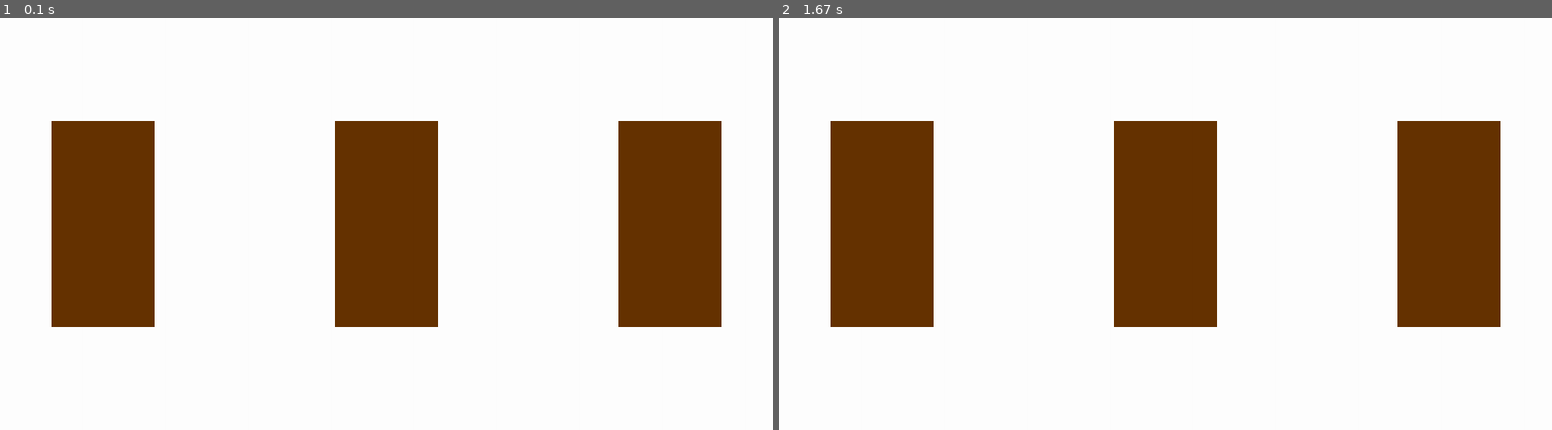
Above: before the commit, frames 1-2 (left to right).
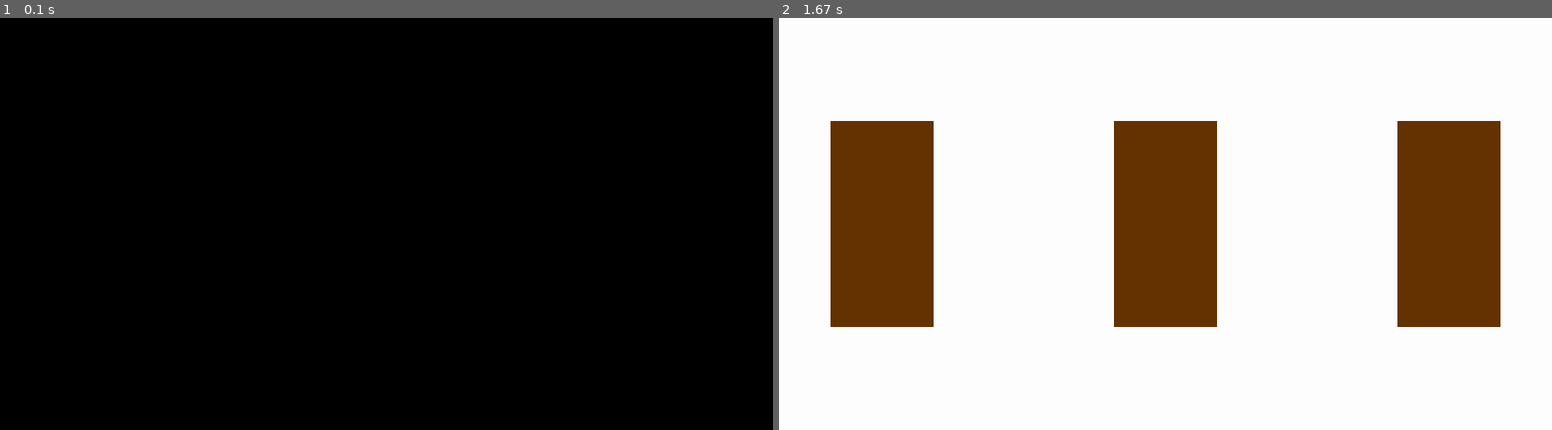
Above: after the commit, the same moments.

Repository: Maxx0758/Coding_everyday
Game: pygame game, started from The_Doors - Max.py
Same seed, same stepped clock (60 frames per second), same inputs: the game is played once before the commit and once after it.
Inputs (mouse positions are in pixels of both pictures, inside the frame that each line leads up to):
- Up to frame 1 (0.1 s): no input
- Up to frame 2 (1.67 s): click (1451, 224) at 0.43 s; click (1165, 248) at 0.8 s

The runs differ from the first frame. In frame 1, 100% of the frame differs, in the area x 0-100%, y 0-100%; in frame 2, nothing differs.

Commit message:
Made the mouse able to register the three doors

Diff:
--- a/The_Doors - Max.py
+++ b/The_Doors - Max.py
@@ -14,8 +14,37 @@
 while(running):
     try:
         window = pygame.display.set_mode((width,height))
+        pygame.time.delay(100)
+        pygame.display.set_caption("The doors")
         mousePos = pygame.mouse.get_pos()
         print(mousePos)
+        print(runde)
+        #Looking for alle the events, thats happening
+        for event in pygame.event.get():
+            if event.type == pygame.QUIT:
+                running = False
+            elif event.type == pygame.MOUSEBUTTONDOWN and event.button == 1:
+                if 100 <= mousePos[0] <= 300 and 200 <= mousePos[1] <= 600:
+                    if runde == 1:
+                        runde = 2
+                    elif runde == 2:
+                        runde = 3
+                    elif runde == 3:
+                        running = False
+                elif 650 <= mousePos[0] <= 850 and 200 <= mousePos[1] <= 600:
+                    if runde == 1:
+                        runde = 2
+                    elif runde == 2:
+                        runde = 3
+                    elif runde == 3:
+                        running = False
+                elif 1200 <= mousePos[0] <= 1400 and 200 <= mousePos[1] <= 600:
+                    if runde == 1:
+                        runde = 2
+                    elif runde == 2:
+                        runde = 3
+                    elif runde == 3:
+                        running = False
         if runde == 1:
             window.fill((255, 255, 255))
             pygame.draw.rect(window, brown, pygame.Rect((door1[0], door1[1]), (doorWidth, doorHeight)))
